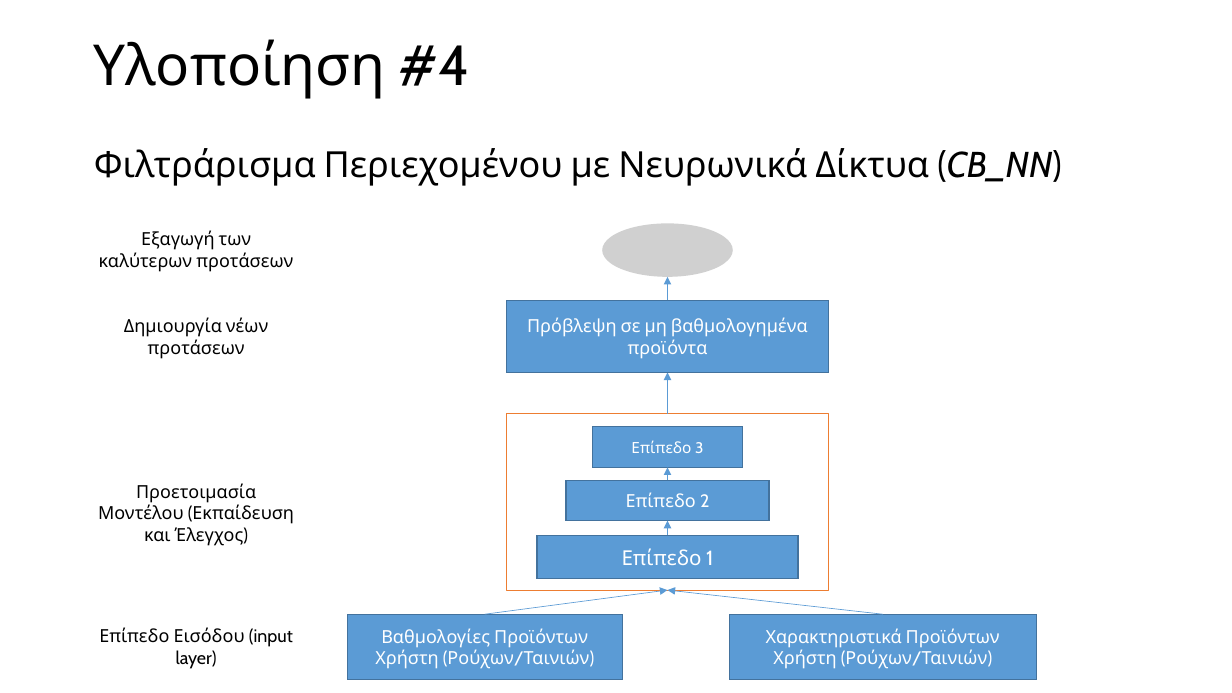
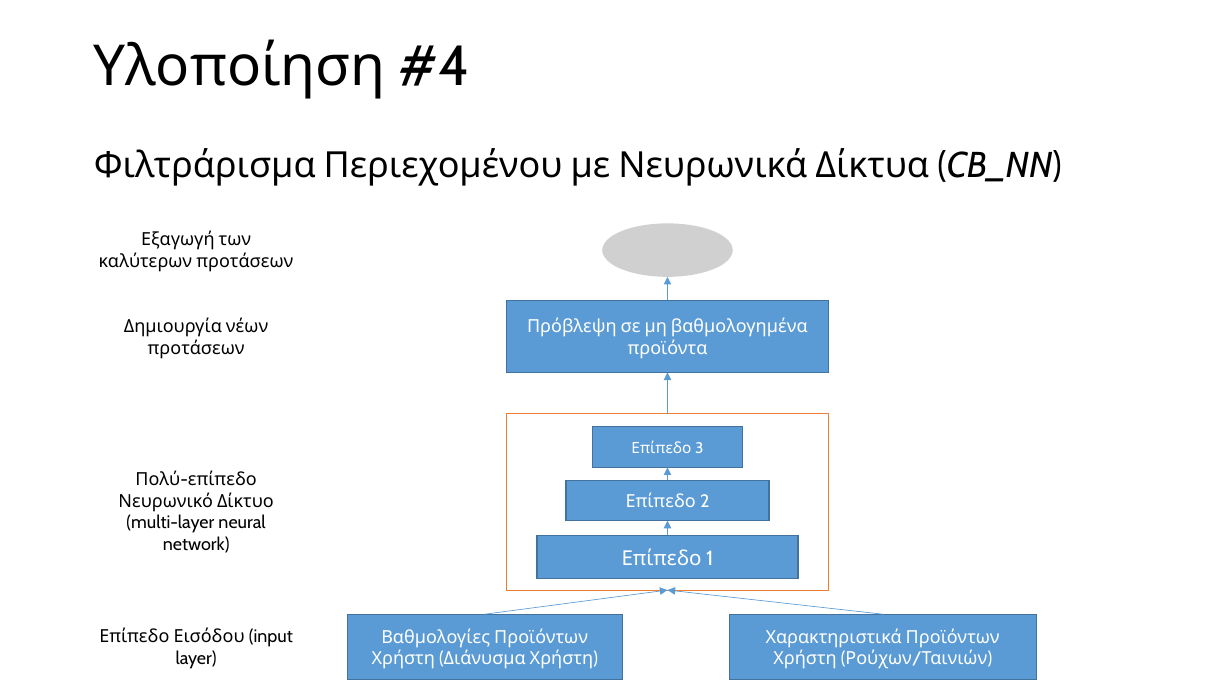
Before and after one commit to mpountou/General-Recommendation-Engine, a slide deck: slide 12 of παρουσίαση.pptx. Drawn at 1232x693 pixels with LibreOffice and Linux fonts; fonts in the diff are those of the drawing; grey boxes stand for pictures. Boxes give left, top, right and bottom in pixels: in the first picture for what was removed or moved away, otherwise in the second. Text is boxed around its words. In the diff, an @@ line names an element or a change of style, - is before the commit and + after.

```diff
--- a/παρουσίαση.pptx
+++ b/παρουσίαση.pptx
@@ text at bbox=[118, 470, 274, 553]: text changed @@
-Προετοιμασία Μοντέλου (Εκπαίδευση και Έλεγχος)
+Πολύ-επίπεδο Νευρωνικό Δίκτυο (multi-layer neural network)
@@ text in rectangle at bbox=[372, 628, 593, 669]: text changed @@
-Βαθμολογίες Προϊόντων Χρήστη (Ρούχων/Ταινιών)
+Βαθμολογίες Προϊόντων Χρήστη (Διάνυσμα Χρήστη)
```
Also in this commit, not shown: 12 other slides changed, 1 slide added, 1 slide removed, 1 other file.
